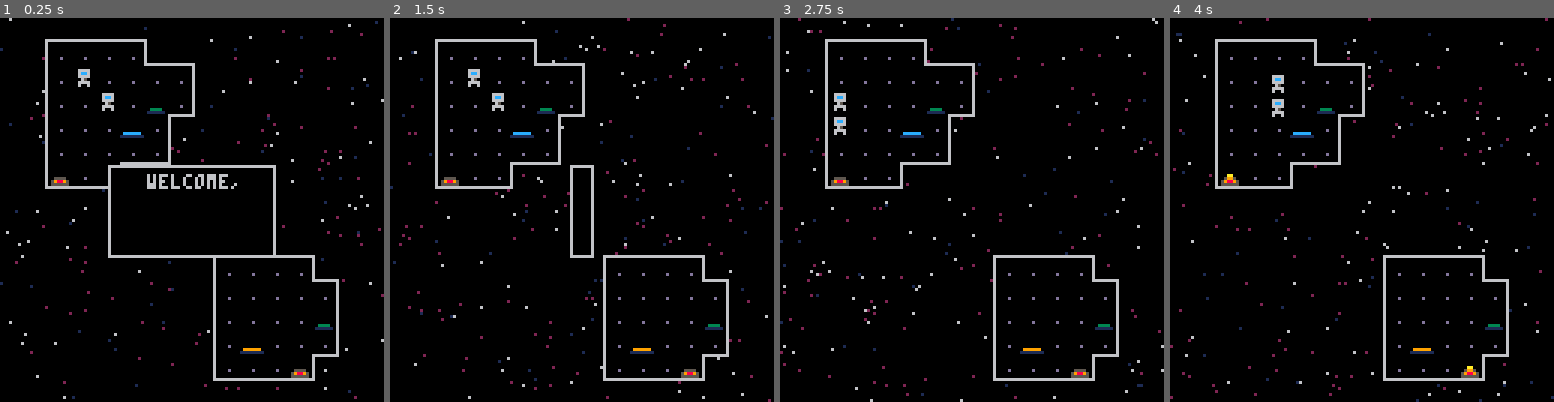
Above: before the commit, frames 1-4 (left to right).
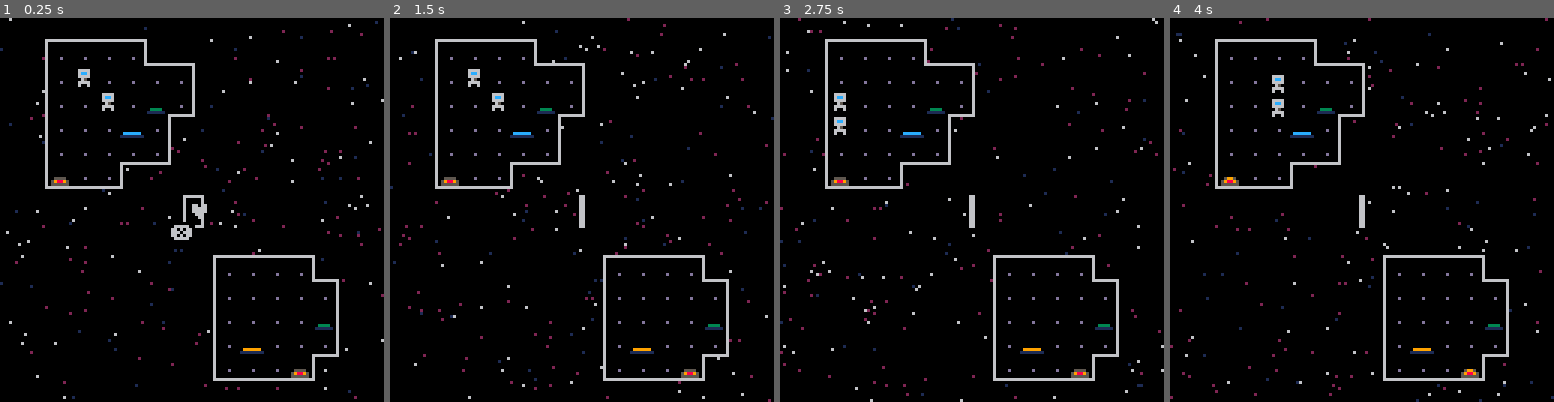
Above: after the commit, the same moments.

Repository: camerondugan/Pico8-Cartridges
Game: PICO-8 cartridge mygames/space.p8
Two runs of this game, one before a commit and one after it. Both use one fixed random seed, a clock stepped at 60 frames per second and the inputs below.
Inputs:
- Up to frame 1 (0.25 s): no input
- Up to frame 2 (1.5 s): tap X (X key) at 1.07 s
- Up to frame 3 (2.75 s): hold Left 1.97-2.37 s; tap X (X key) at 2.07, 2.4, 2.73 s; hold Down from 2.42 s (still down)
- Up to frame 4 (4 s): release Down at 2.82 s; hold Right 2.87-3.53 s; tap X (X key) at 3.07, 3.4, 3.73 s; hold Up from 3.58 s (still down)

The runs differ from the first frame. In frame 1, 1.9% of the frame differs, in the area x 28-72%, y 38-63%; in frame 2, 0.6%; in frame 3, 0.1%; in frame 4, 0.2%.

Commit message:
latest -unstable

Diff:
--- a/mygames/space.p8
+++ b/mygames/space.p8
@@ -39,18 +39,27 @@
 
 	init_tiles()
 	click_txt({"welcome,","please be wary","teleporting is dangerous"})
+	jp=false
 end
 
 function _draw()
-	cls()
-	★_bg()
-	map(mx,my)
-	--player
-	d_player()
-	d_tiles()
-	portal_fx(pp1.x,pp1.y,pc(0),p)
-	portal_fx(pp2.x,pp2.y,pc(1),p)
+	--just played
+	if (playing) then
+		cls()
+		★_bg()
+		map(mx,my)
+		--player
+		d_player()
+		d_tiles()
+		portal_fx(pp1.x,pp1.y,pc(0),p)
+		portal_fx(pp2.x,pp2.y,pc(1),p)
+		d_click_txt()
+	end
+	if(jp) then
+		click_txt({"♥"})
+	end
 	d_click_txt()
+	jp = (playing)
 	if (debug) then
 		for i in all(d) do
 			print(i,8)
@@ -64,8 +73,8 @@
 		get_input()
 		update_player()
 		update_tiles()
-		corrupt()
-	end
+	end
+	if (#players==0) playing=false
 end
 
 function get_input()
@@ -237,13 +246,12 @@
 end
 
 function update_player()
-	p_movement()
 	for p in all(players) do
 		portal_fx(p.x,p.y,12,p)
 	end
-end
-
---player_move
+	p_movement()
+end
+
 function p_movement()
 	for i,p in pairs(players) do
 		if (p.can_move) then
@@ -256,33 +264,31 @@
 				y=0
 			end
 			--move
-			if (not collide(p,x,y)) then
-				p_move(p,x,y)
-			end
-		end
-		if (slerp(p)) then
-			p.can_move = true
-		end
+			if (not collide(p,x,y))p_move(p,x,y)
+		end
+		--if animation is done
+		if(slerp(p)) p.can_move=true
+		--die if necessary
+		if (p.damage>7) del(players,p)
 	end
 end
 
 --player slerp
 function slerp(p)
-	local o=
-					slerp_movement(p,x,
-																				y,
+	local o=slerp_movement(p,x,y,
 																				input_delay)
 	p.xo=o.x
 	p.yo=o.y
-	--teleport if landed on stuff
-	if (o.done) then
-		on_p_move_fin(p)
-	end
-		--update can_move
+	--if move ended, call move end
+	if(o.done) on_p_move_fin(p)
 	return o.done
 end
 
 function on_p_move_fin(p)
+	teleport(p)
+end
+
+function teleport(p)
 	--get cur tile
 	local ntile=gsifo(p,0,0)
 	local pos=other_portal_pos(p,ntile)
@@ -323,7 +329,7 @@
 
 function take_dmg(p,dmg)
 	p.damage+=dmg
-	p.damage=min(p.damage,7)
+	p.damage=min(p.damage,8)
 end
 -->8
 --tiles
@@ -595,14 +601,14 @@
 __gfx__
 00000000000000000000000000000000000000000000000000000000000000000000000000000000eeeeeeee6eeeeeee66666666eeeeeee60000000000000000
 00000000006666000056660000566600005655000056550000565500005655000055550000000000eeeeeeee6eeeeeeeeeeeeeeeeeeeeee60000000000000000
-00700700006cc600005cc600005cc600005cc600005cc600005cc600005cc500005cc50000000000eeeeeeee6eeeeeeeeeeeeeeeeeeeeee60000000000000000
+00700700006cc600005cc600005cc600005cc600005cc600005cc600005cc500005ee50000000000eeeeeeee6eeeeeeeeeeeeeeeeeeeeee60000000000000000
 00077000006666000066660000666600006666000065650000556500005555000055550000000000eeeeeeee6eeeeeeeeeeeeeeeeeeeeee60000000000000000
 00077000000650000006500000065000000650000006500000055000000550000005500000000000eeeeeeee6eeeeeeeeeeeeeeeeeeeeee60000000000000000
 0070070000666600006666000066650000566500005565000055550000555500005555000000d000eeeeeeee6eeeeeeeeeeeeeeeeeeeeee60000000000000000
 00000000006006000060060000600500006005000050050000500500005005000050050000000000eeeeeeee6eeeeeeeeeeeeeeeeeeeeee60000000000000000
 00000000000000000000000000000000000000000000000000000000000000000000000000000000666666666eeeeeeeeeeeeeeeeeeeeee60000000000000000
 eeeeeeee0066660000566600005666000056550000565500005655000056550000555500eeeeeeeeeeeeeeee666666666eeeeeee000000000000000000000000
-eeeeeeee006cc600005cc600005cc600005cc600005cc600005cc600005cc500005cc500eeeeeeeeeeeeeeee6eeeeeee6eeeeeee000000000000000000000000
+eeeeeeee006cc600005cc600005cc600005cc600005cc600005cc600005cc500005ee500eeeeeeeeeeeeeeee6eeeeeee6eeeeeee000000000000000000000000
 eeeeeeee0066660000666600006666000066660000656500005565000055550000555500eeeeeeeeeeeeeeee6eeeeeee6eeeeeee000000000000000000000000
 eeeeeeee0006500000066000000650000006500000055000000550000005500000055000eeeeeeeeeeeeeeee6eeeeeee6eeeeeee000000000000000000000000
 eeeeeeee0006500000065000000650000006500000065000000550000005500000055000eeeeeeeeeeeeeeee6eeeeeee6eeeeeee000000000000000000000000
@@ -613,7 +619,7 @@
 0000000000000000eeeeeeeeeeeeeeeeeeeeeeeeeeeeeeeeeeeeeeeeeea99aeeeeeeeeeeeeeeeeeeeeeeeeee0000000000000000000000000000000000000000
 0000000000000000eeeeeeeeeeeeeeeeeeeeeeeeeeeeeeeeeeeaaeeeea9889aeeeeeeeeeeeeeeeeeeeeeeeee0000000000000000000000000000000000000000
 0000000000000000eeeeeeeeeeeeeeeeeeeeeeeeeeeeeeeeeea99aeea988889aeeeeeeeeeeeeeeeeeeeeeeee0000000000000000000000000000000000000000
-0000000000000000eeeeeeeeeeeeeeeeeeeaaeeeeeeaaeeeea9889aea988889aeeeeeeeeeeeeeeeeeeeeeeee0000000000000000000000000000000000000000
+0000000000000000eeeeeeeeeeeeeeeeeeeeeeeeeeeaaeeeea9889aea988889aeeeeeeeeeeeeeeeeeeeeeeee0000000000000000000000000000000000000000
 0000000000000000eeeeeeeeee5555eeee5995eee5a99a5e5988889559888895eeeeeeeeeeeeeeeeeeeeeeee0000000000000000000000000000000000000000
 099999900cccccc0e555555ee598895ee598895ee598895ee588885ee588885eeeeeeeeeeeeeeeeeeeeeeeee0033330000000000000000000000000000000000
 1111111111111111e555555ee555555ee555555ee555555ee555555ee555555eeeeeeeeeeeeeeeeeeeeeeeee0111111000000000000000000000000000000000
@@ -748,7 +754,7 @@
 
 
 __gff__
-0000000000000000000001010101000000000000000000000001010101000000021000000000000000010100000000000000000000000000000000000000000000000000000000000000000000000000000000000000000000000000000000000000000000000000000000000000000000000000000000000000000000000000
+0000000000000000000001010101000000000000000000000001010101000000020000000000000000010100000000000000000000000000000000000000000000000000000000000000000000000000000000000000000000000000000000000000000000000000000000000000000000000000000000000000000000000000
 0000000000000000000000000000000000000000000000000000000000000000000000000000000000000000000000000000000000000000000000000000000000000000000000000000000000000000000000000000000000000000000000000000000000000000000000000000000000000000000000000000000000000000
 __map__
 10190a0a0a0a1a10101010101010101010101010101010101010101010101010101010101010100000000000000000000000000000000000000000000000000000000000000000000000000000000000000000000000000000000000000000000000000000000000000000000000000000000000000000000000000000000000
